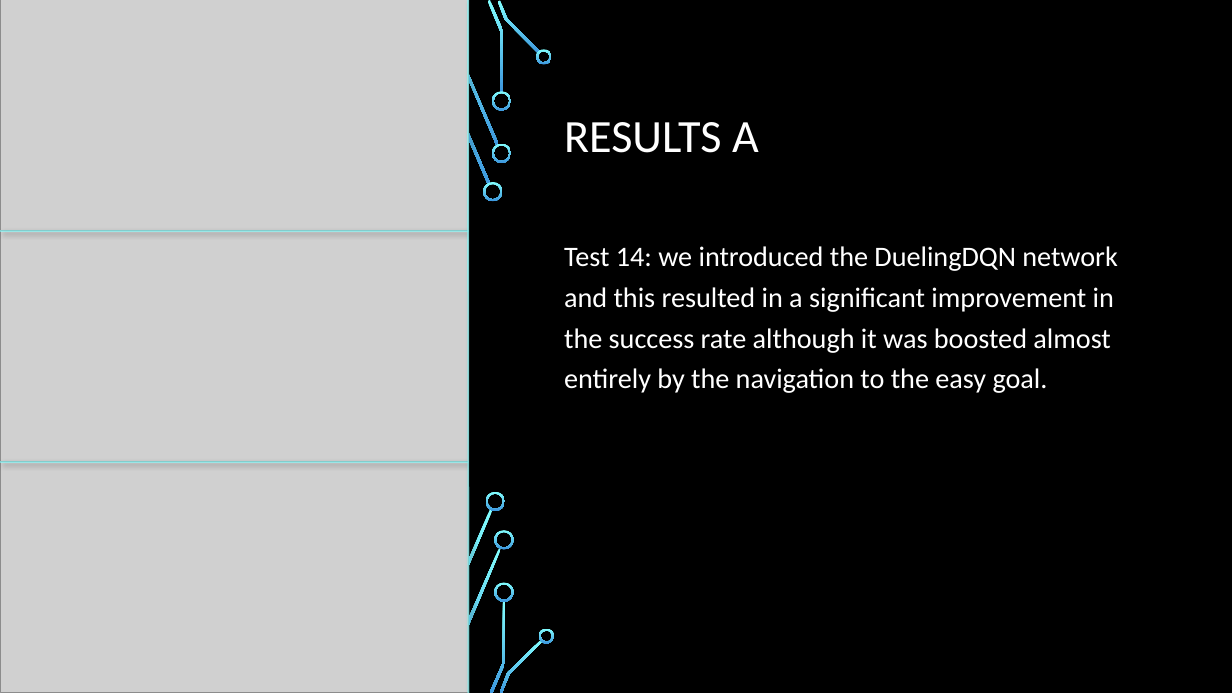
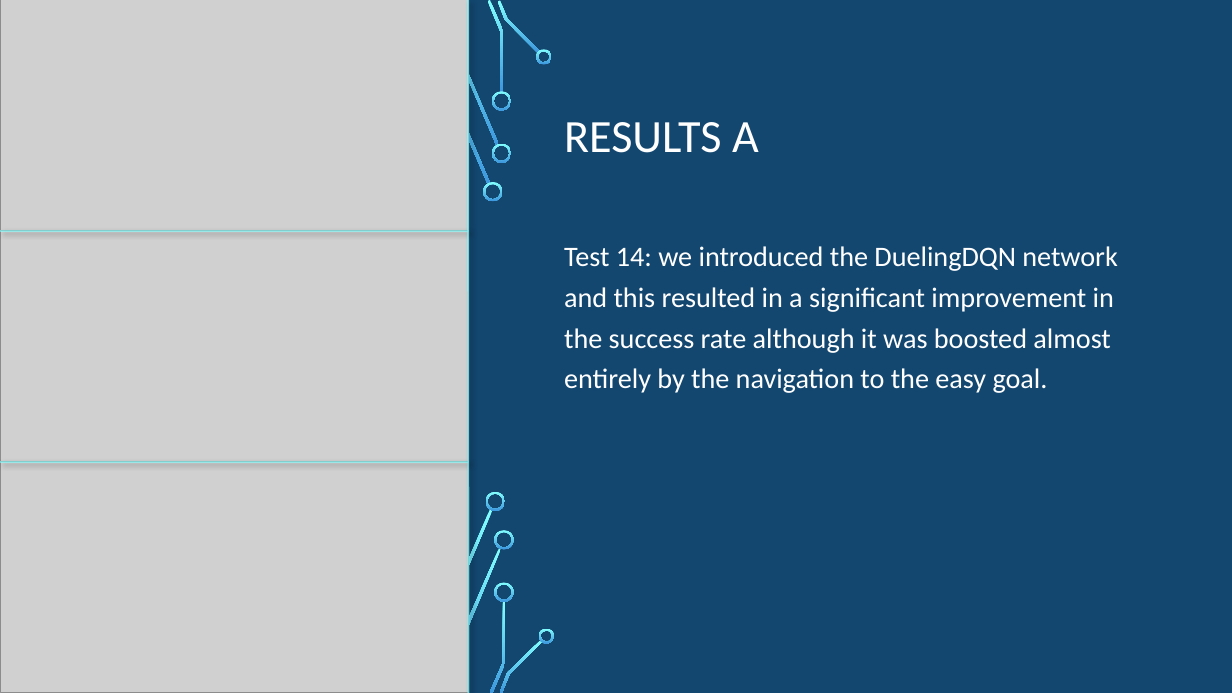
Before and after one commit to SSimuzzz/MobileRobotNavigation, a slide deck: slide 18 of Mini-Project/Group K Final Presentation_new.pptx. Drawn at 1232x693 pixels with LibreOffice and Linux fonts; fonts in the diff are those of the drawing; grey boxes stand for pictures; background and template pictures are left out. Boxes give left, top, right and bottom in pixels: in the first picture for what was removed or moved away, otherwise in the second. Text is boxed around its words. In the diff, an @@ line names an element or a change of style, - is before the commit and + after.

```diff
--- a/Mini-Project/Group K Final Presentation_new.pptx
+++ b/Mini-Project/Group K Final Presentation_new.pptx
@@ rectangle at [0, 0, 1232, 693]: fill #000000 to #134770 @@
```
Also in this commit, not shown: 4 other slides changed, 47 other files.
